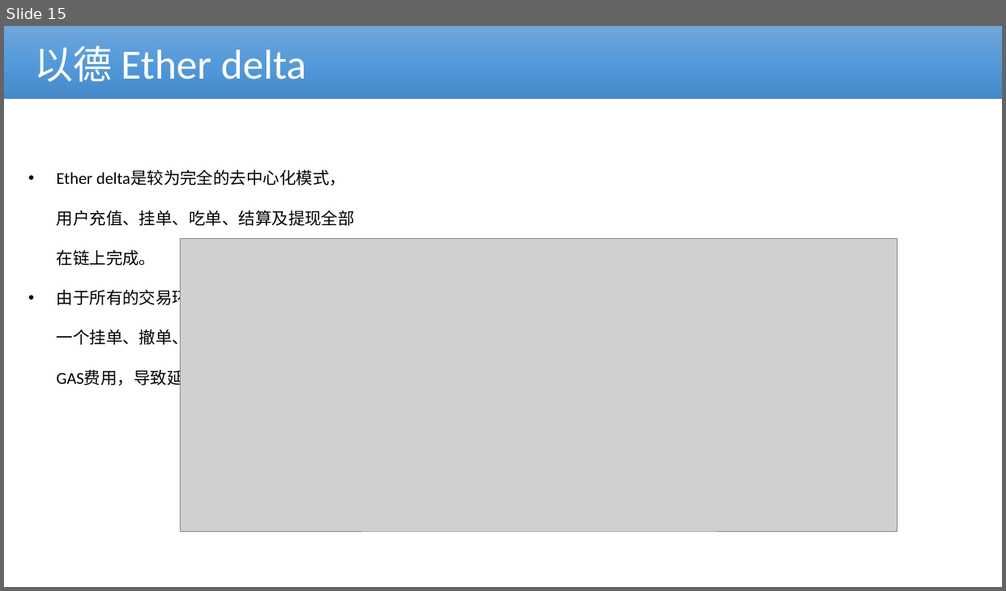
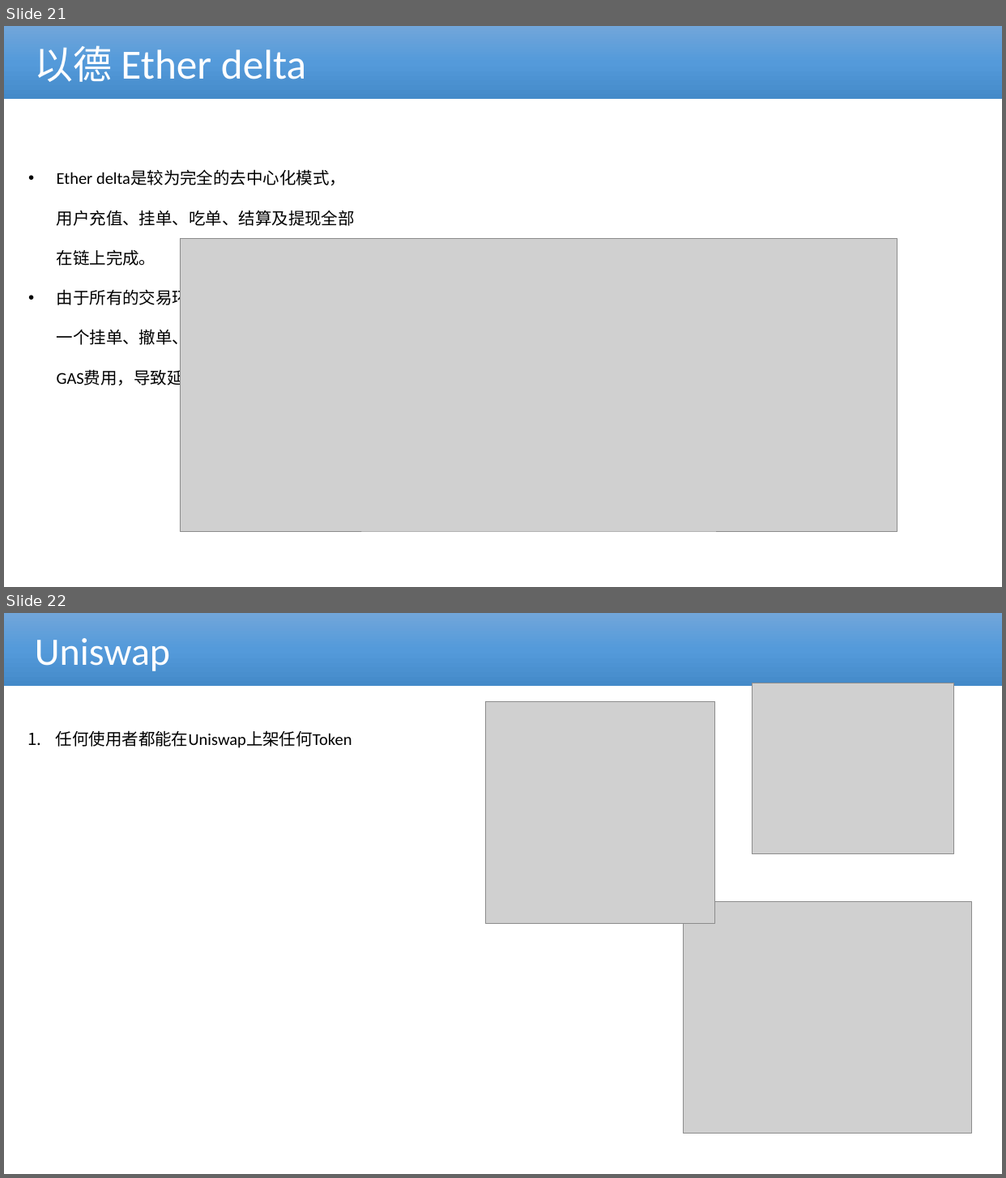
Before and after one commit to cmdpos/gaia, a slide deck: ppt/blockchain-dex.pptx. Shown one above the other, each under a label of ours: slide 15 before the commit, slides 21 and 22 after it. The pictures are 1006x591 and 1006x1178 pixels, drawn with LibreOffice and Linux fonts; fonts in the diff are those of the drawing; grey boxes stand for pictures; background and template pictures are left out. Boxes give left, top, right and bottom in pixels: in the first picture for what was removed or moved away, otherwise in the second. Text is boxed around its words. In the diff, an @@ line names an element or a change of style, - is before the commit and + after.

```diff
--- a/ppt/blockchain-dex.pptx
+++ b/ppt/blockchain-dex.pptx
@@ slide 22 added at box(4, 613, 1002, 1174), background #FFFFFF @@
@@ rectangle added at box(4, 613, 1002, 686), fill gradient #71A6DB to #559BDB to #448ACA, 37.4 pt, text #FFFFFF @@
+Uniswap
@@ picture added at box(752, 683, 954, 854) @@
@@ picture added at box(486, 701, 715, 923) @@
@@ text added at box(56, 730, 352, 748), 16 pt, text #000000 @@
+1. 任何使用者都能在Uniswap上架任何Token
@@ picture added at box(683, 902, 971, 1134) @@
@@ what was slide 15 is now slide 21 @@
```
Also in this commit, not shown: 4 slides changed, 1 other slide added, 4 slides removed.
